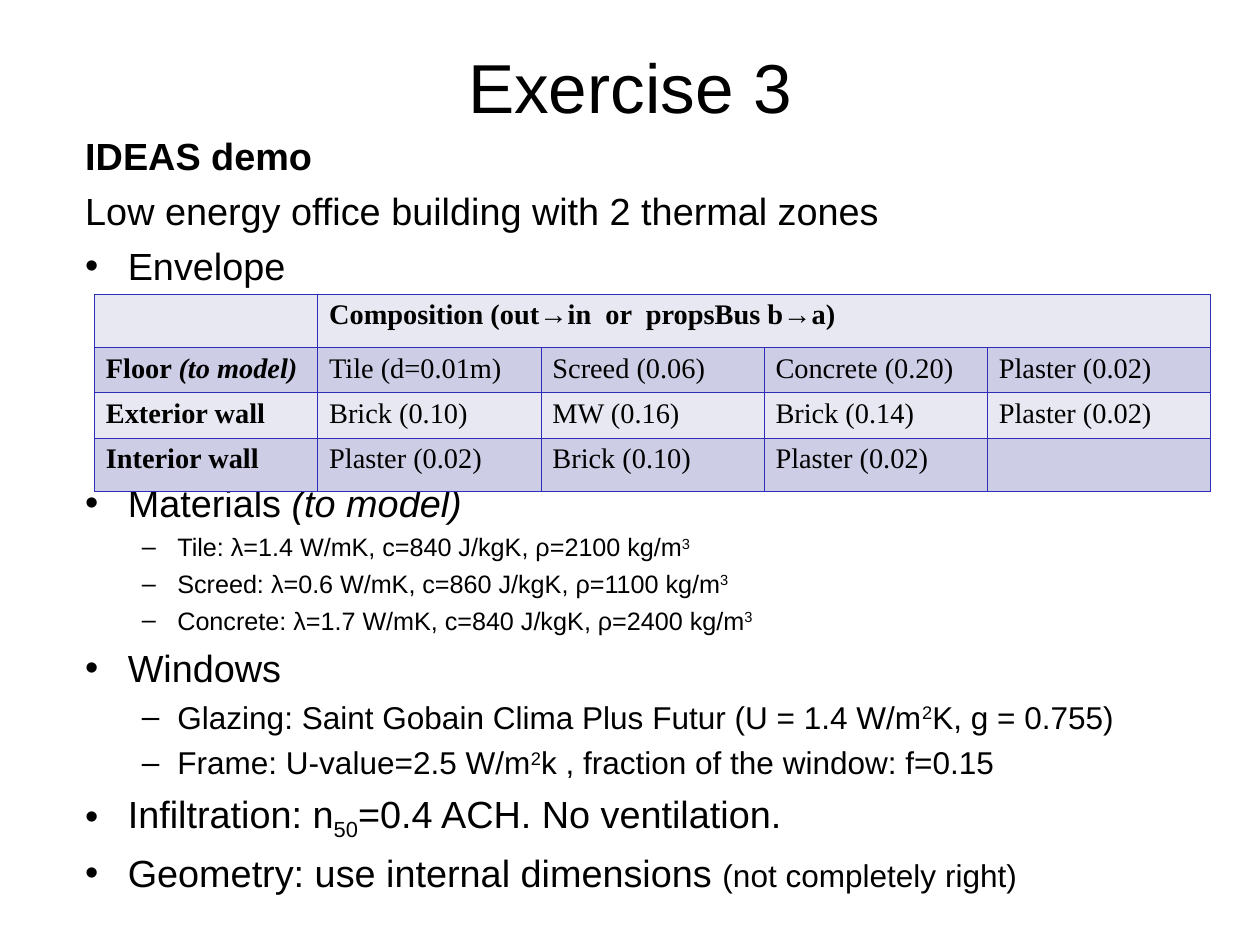
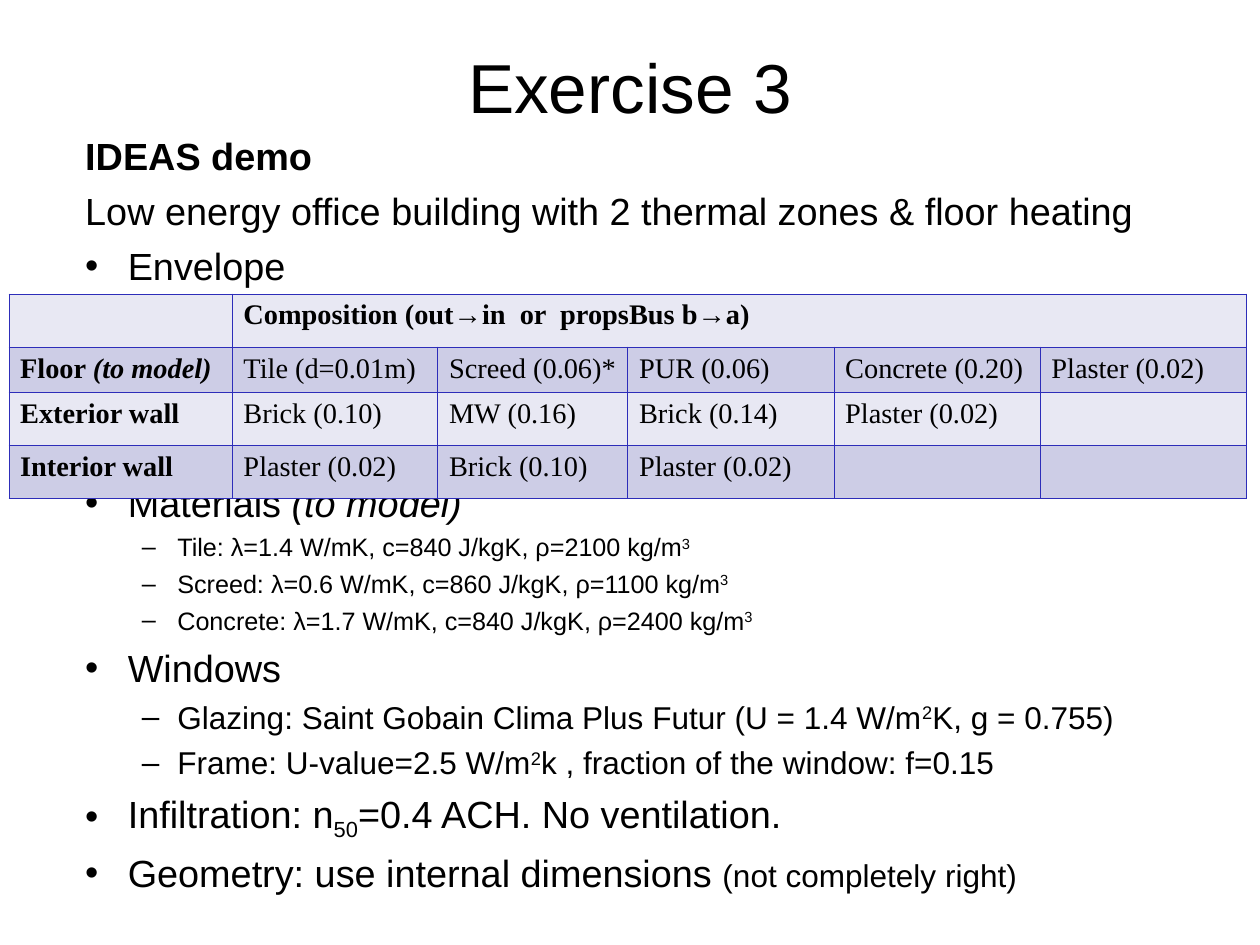
Before and after one commit to open-ideas/__CrashCourse__, a slide deck: slide 19 of Slides/CrashCourse_2014.ppt. Drawn at 1260x945 pixels with LibreOffice and Linux fonts; fonts in the diff are those of the drawing. Boxes give left, top, right and bottom in pixels: in the first picture for what was removed or moved away, otherwise in the second. Text is boxed around its words. In the diff, an @@ line names an element or a change of style, - is before the commit and + after.

Commit message:
Updated IDEAS exercise. Heating system to be added.

```diff
--- a/Slides/CrashCourse_2014.ppt
+++ b/Slides/CrashCourse_2014.ppt
@@ text at [85,197,1133,232]: text changed @@
-Low energy office building with 2 thermal zones
+Low energy office building with 2 thermal zones & floor heating
@@ table at [9,294,1248,485] @@
-column 3:  | Screed (0.06) | MW (0.16) | Brick (0.10)
-column 4:  | Concrete (0.20) | Brick (0.14) | Plaster (0.02)
-column 5:  | Plaster (0.02) | Plaster (0.02) | 
+column 3:  | Screed (0.06)* | MW (0.16) | Brick (0.10)
+column 4:  | PUR (0.06) | Brick (0.14) | Plaster (0.02)
+column 5:  | Concrete (0.20) | Plaster (0.02) | 
+column 6:  | Plaster (0.02) |  | 
@@ table: place and size @@
-table at [94,294,1211,478]
+table at [9,294,1248,485]
```
Also in this commit, not shown: 3 other slides changed.
